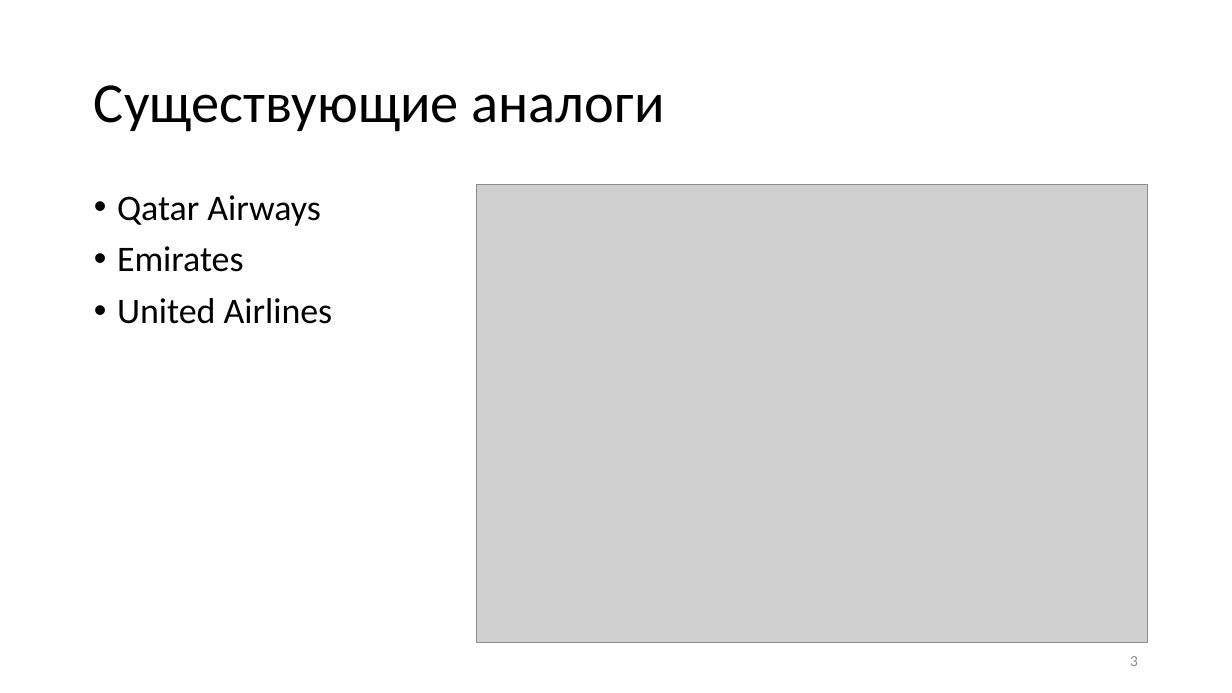
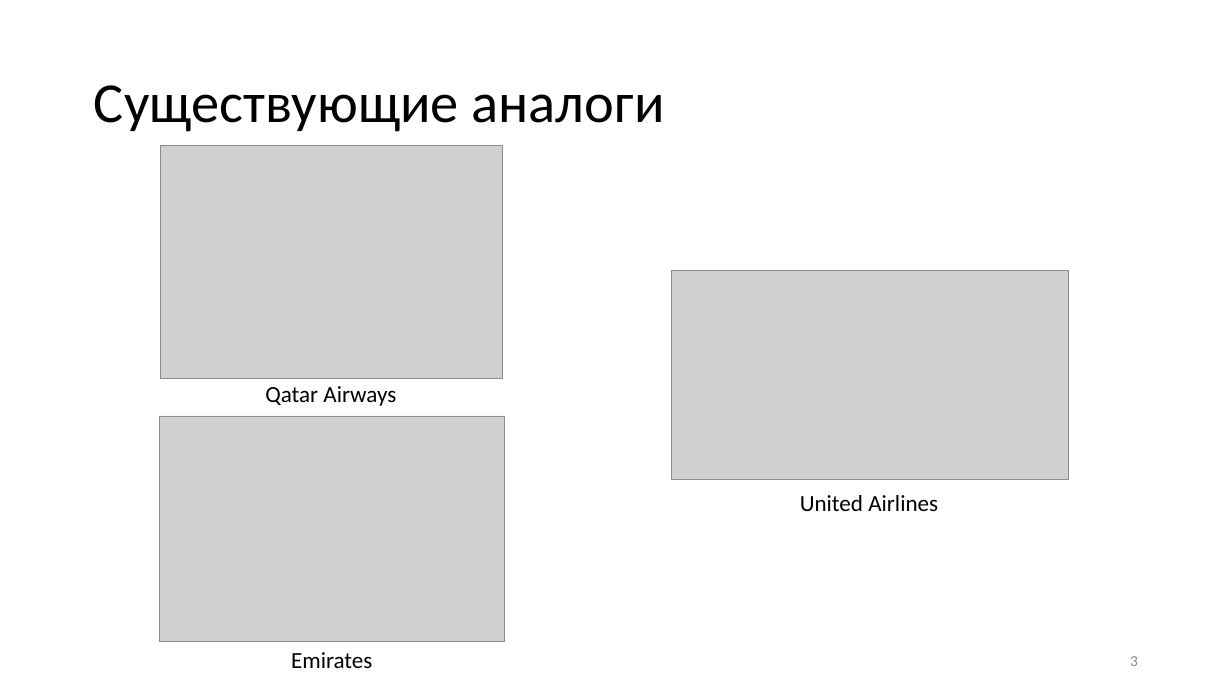
Before and after one commit to marchenko-vs/ics7-db-cp, a slide deck: slide 3 of presentation.pptx. Drawn at 1232x693 pixels with LibreOffice and Linux fonts; fonts in the diff are those of the drawing; grey boxes stand for pictures. Boxes give left, top, right and bottom in pixels: in the first picture for what was removed or moved away, otherwise in the second. Text is boxed around its words. In the diff, an @@ line names an element or a change of style, - is before the commit and + after.

```diff
--- a/presentation.pptx
+++ b/presentation.pptx
@@ picture: place and size @@
-picture at (477, 185, 1148, 642)
+picture at (161, 145, 503, 378)
@@ text removed at (117, 195, 333, 324) @@
-• Qatar Airways
-• Emirates
-• United Airlines
@@ picture added at (671, 271, 1068, 480) @@
@@ text added at (265, 386, 396, 406), 18 pt, text #000000 @@
+Qatar Airways
@@ picture added at (160, 416, 505, 641) @@
@@ text added at (800, 495, 938, 511), 18 pt, text #000000 @@
+United Airlines
@@ text added at (291, 652, 372, 668), 18 pt, text #000000 @@
+Emirates
```
Also in this commit, not shown: 5 other slides changed, 2 slides added, 2 slides removed, 35 other files.
